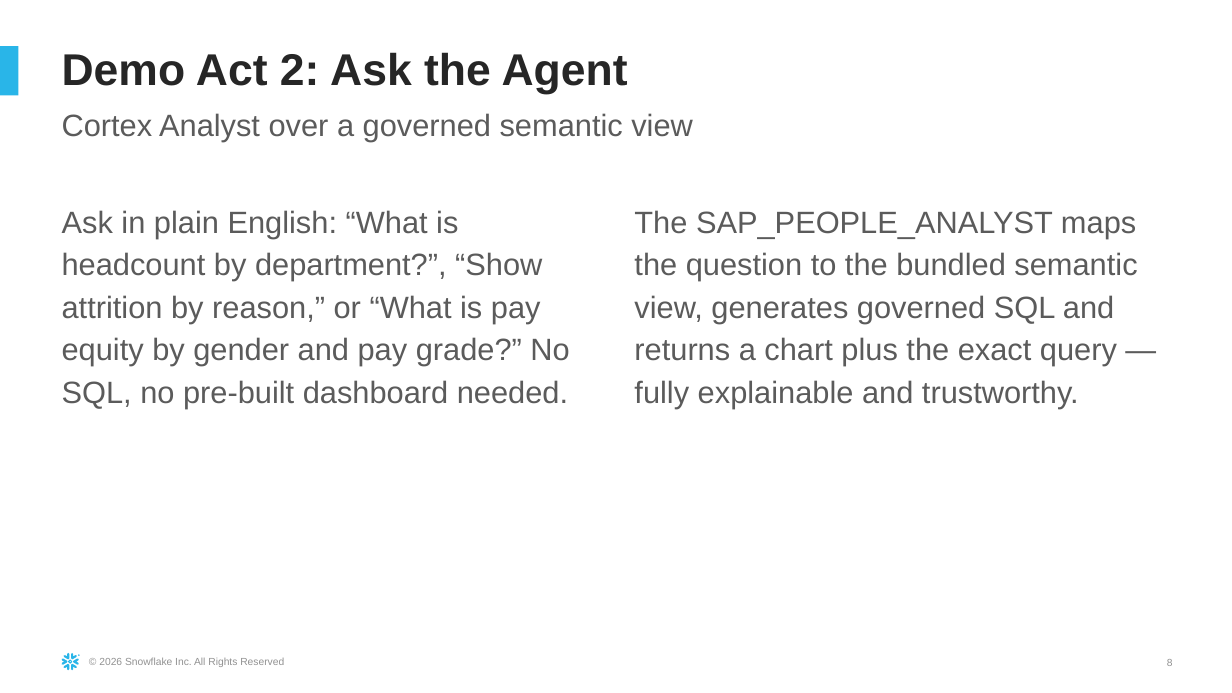
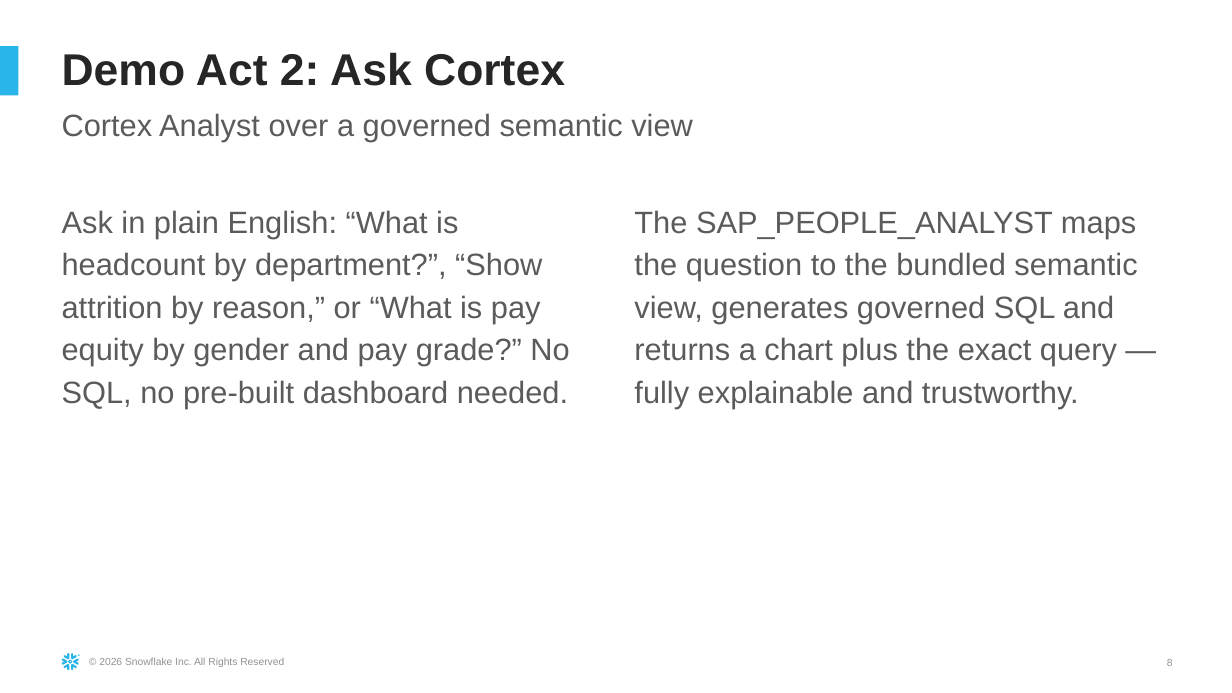
Before and after one commit to sfc-gh-dfreriks/sap-bdc-people-360, a slide deck: slide 8 of docs/SAP_People_360_Demo_Guide.pptx. Drawn at 1232x693 pixels with LibreOffice and Linux fonts; fonts in the diff are those of the drawing. Boxes give left, top, right and bottom in pixels: in the first picture for what was removed or moved away, otherwise in the second. Text is boxed around its words. In the diff, an @@ line names an element or a change of style, - is before the commit and + after.

Commit message:
Regenerate presales docs for new nav; fix kit tooling
Rebuild the docx/pptx outputs and screenshots for the Ask Cortex first /
Executive Dashboard layout, and fix kit generators that still read the removed
analyst page or the old first-page assumption.

Generated with [Snowflake CoCo](https://docs.snowflake.com/en/user-guide/cortex-code/cortex-code)

```diff
--- a/docs/SAP_People_360_Demo_Guide.pptx
+++ b/docs/SAP_People_360_Demo_Guide.pptx
@@ title at [62,52,565,86]: text changed @@
-Demo Act 2: Ask the Agent
+Demo Act 2: Ask Cortex
```
Also in this commit, not shown: 2 other slides changed, 2 other files.
